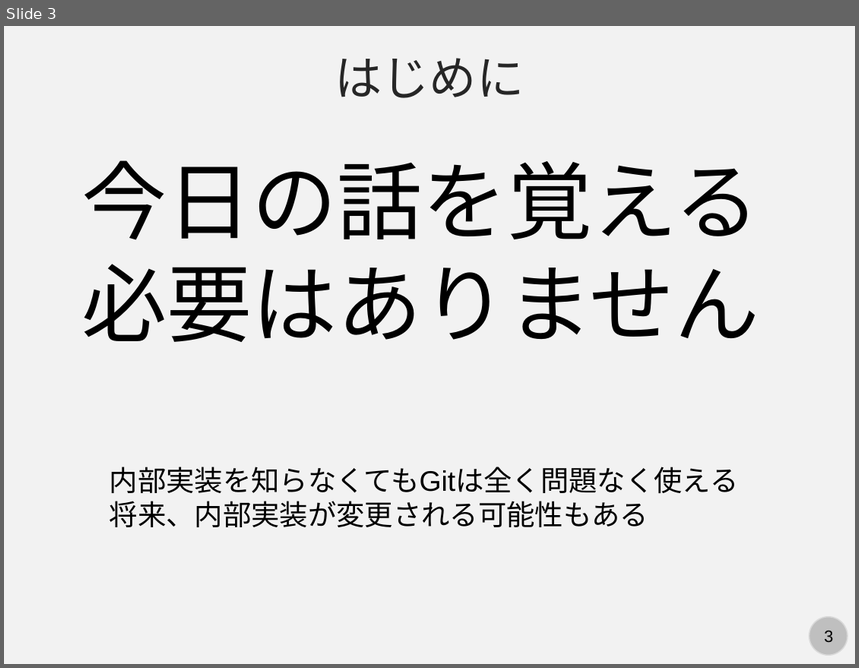
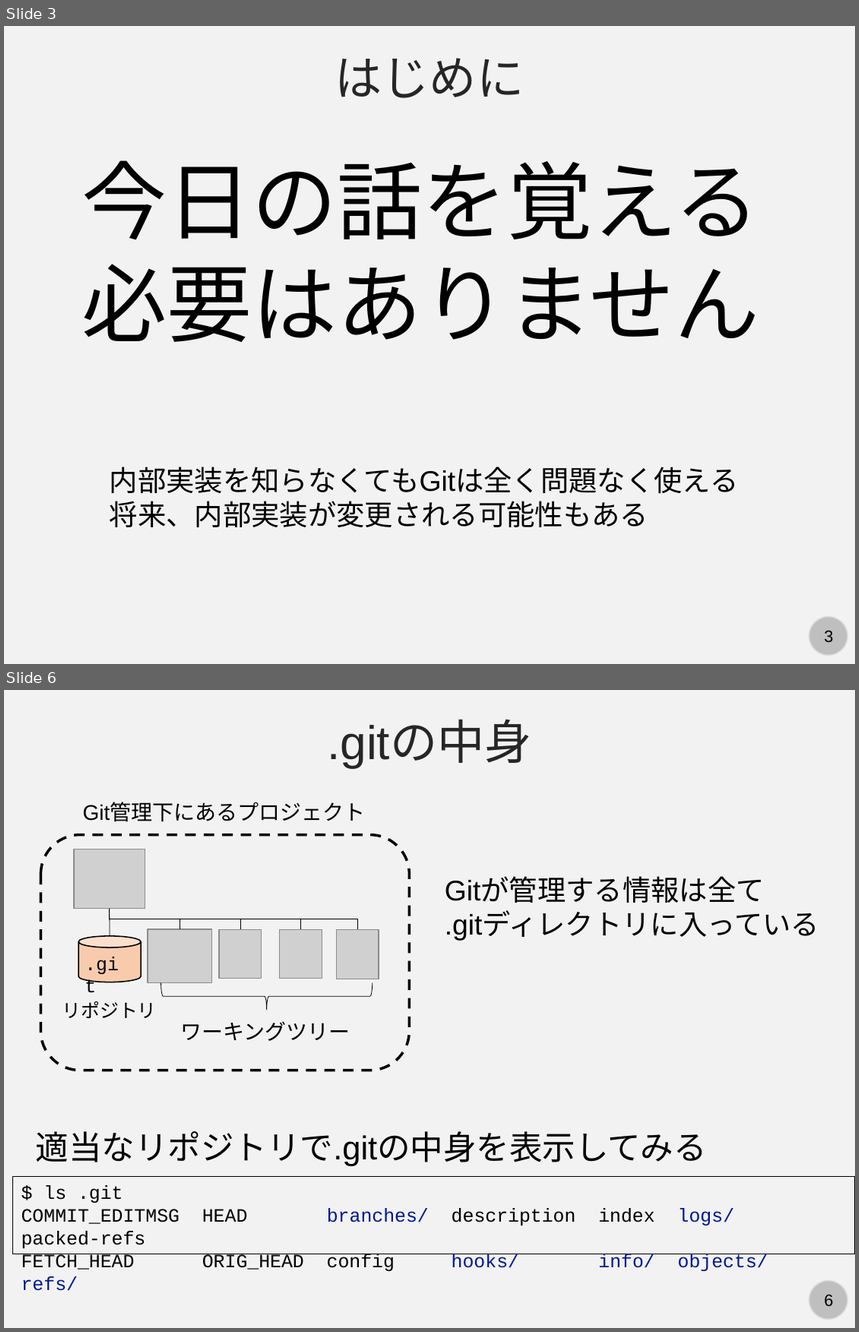
Before and after one commit to kaityo256/github, a slide deck: internals/fig/slide.pptx. Shown one above the other, each under a label of ours: slide 3 before the commit, slides 3 and 6 after it; the slides between them are not shown. The pictures are 859x668 and 859x1332 pixels, drawn with LibreOffice and Linux fonts; fonts in the diff are those of the drawing; grey boxes stand for pictures. Boxes give left, top, right and bottom in pixels: in the first picture for what was removed or moved away, otherwise in the second. Text is boxed around its words. In the diff, an @@ line names an element or a change of style, - is before the commit and + after.

```diff
--- a/internals/fig/slide.pptx
+++ b/internals/fig/slide.pptx
@@ slide 6 added at box(4, 690, 855, 1328), background #F2F2F2; not listed: 2 template elements that a slide beside it also shows @@
@@ text added at box(327, 721, 531, 768), 40 pt, text #262626 @@
+.gitの中身
@@ text added at box(83, 803, 366, 822), 18 pt, text #000000 @@
+Git管理下にあるプロジェクト
@@ rounded rectangle added at box(40, 834, 409, 1071), outline #000000 2.25 pt dashed @@
@@ picture added at box(74, 849, 145, 909) @@
@@ text added at box(445, 878, 819, 941), 24 pt, text #000000 @@
+Gitが管理する情報は全て
+.gitディレクトリに入っている
@@ line added from (110, 909) to (110, 936), #000000 0.5 pt @@
@@ elbow line added from (110, 909) to (180, 929), #000000 0.5 pt @@
@@ elbow line added from (110, 909) to (240, 929), #000000 0.5 pt @@
@@ elbow line added from (110, 909) to (301, 929), #000000 0.5 pt @@
@@ elbow line added from (110, 909) to (357, 930), #000000 0.5 pt @@
@@ cylinder added at box(79, 936, 141, 982), fill #F8CBAD, outline #000000 1 pt @@
@@ picture added at box(148, 929, 211, 983) @@
@@ picture added at box(219, 929, 262, 979) @@
@@ picture added at box(280, 929, 322, 979) @@
@@ picture added at box(336, 930, 379, 980) @@
@@ text added at box(76, 947, 135, 979), 16 pt, text #000000 @@
+.git
@@ left brace added at box(161, 983, 372, 1010), outline #000000 0.5 pt @@
@@ text added at box(63, 1002, 157, 1018), 16 pt, text #000000 @@
+リポジトリ
@@ text added at box(180, 1021, 350, 1041), 18 pt, text #000000 @@
+ワーキングツリー
@@ text added at box(36, 1132, 707, 1167), 28 pt, text #000000 @@
+適当なリポジトリで.gitの中身を表示してみる
@@ rectangle added at box(12, 1177, 855, 1255), outline #000000 0.75 pt, 16 pt, text #000000 @@
+$ ls .git
+COMMIT_EDITMSG HEAD branches/ description index logs/ packed-refs
+FETCH_HEAD ORIG_HEAD config hooks/ info/ objects/ refs/
```
Also in this commit, not shown: 1 slide changed, 8 other slides added, 36 slides removed.
